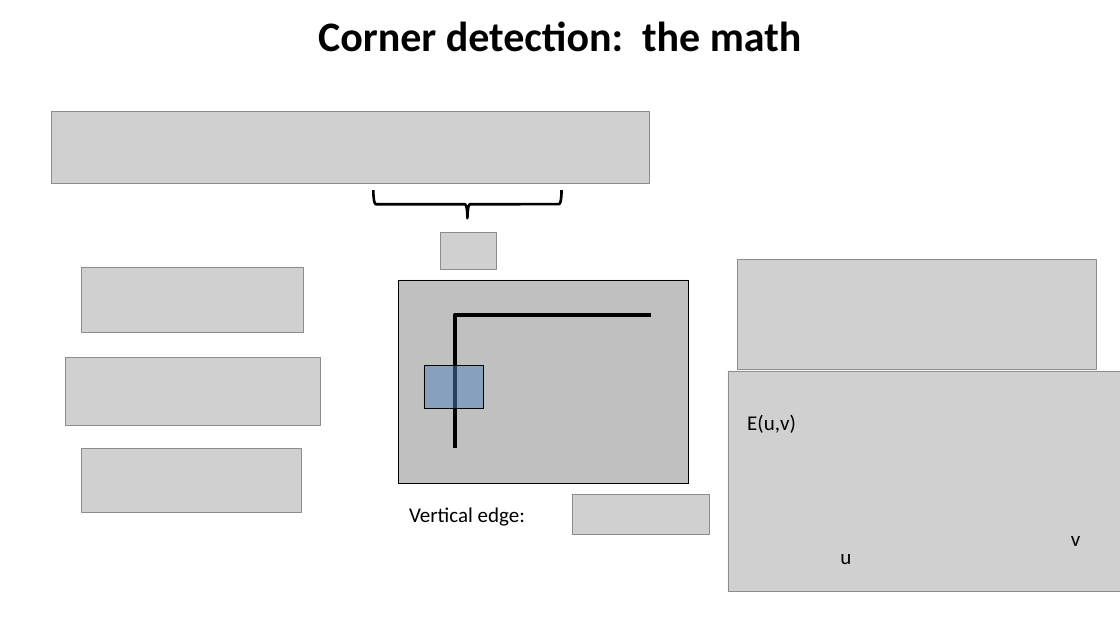
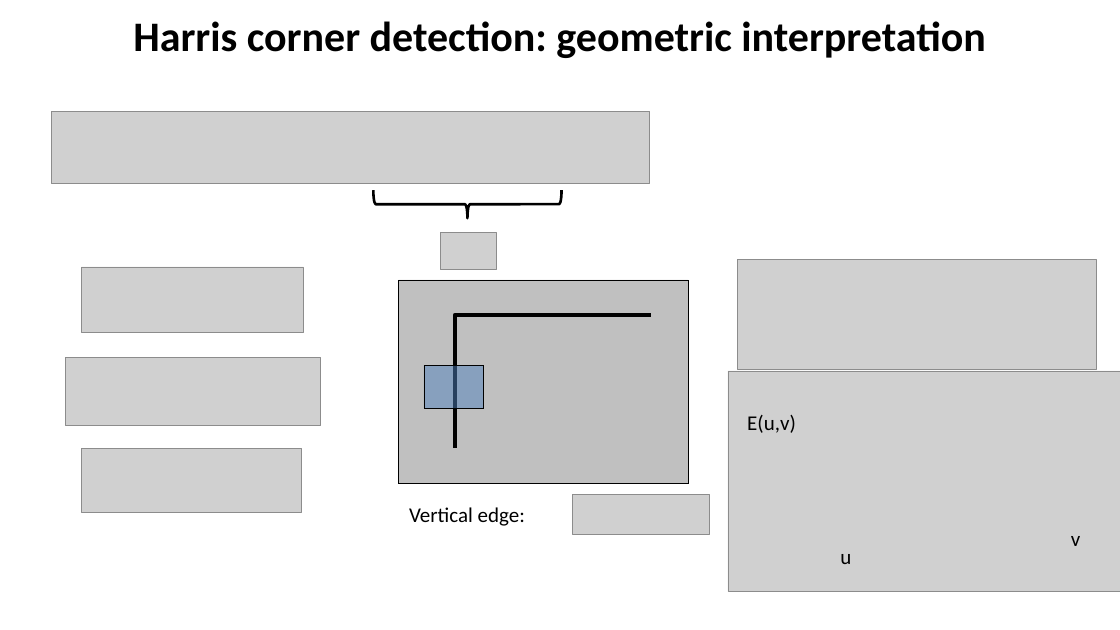
Before and after one commit to YoniChechik/AI_is_Math, a slide deck: slide 23 of c_08_features/features.pptx (slide 16 before the commit). Drawn at 1120x630 pixels with LibreOffice and Linux fonts; fonts in the diff are those of the drawing; grey boxes stand for pictures. Boxes give left, top, right and bottom in pixels: in the first picture for what was removed or moved away, otherwise in the second. Text is boxed around its words. In the diff, an @@ line names an element or a change of style, - is before the commit and + after.

```diff
--- a/c_08_features/features.pptx
+++ b/c_08_features/features.pptx
@@ title at (x1=133, y1=21, x2=986, y2=58): text changed @@
-Corner detection: the math
+Harris corner detection: geometric interpretation
```
Also in this commit, not shown: 8 other slides changed, 12 slides added, 4 slides removed.
